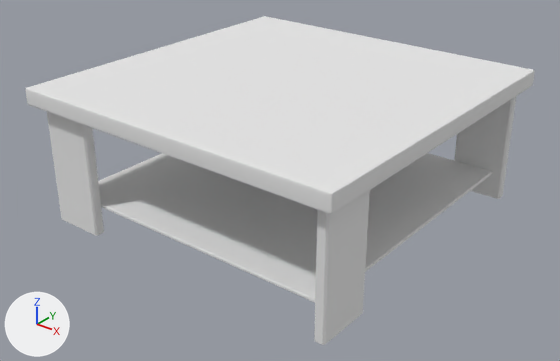
The OBJ model PantyHouse/models/sofatable.obj: old version first, new version second.
Camera for both pictures: a 50 mm lens placed at (125.8, -161.0, 87.7), pointed at (1.0, -4.9, -9.1). The axes (+X, +Y, +Z) are drawn at lower left. The lights are the same throughout. Where no turn or scale is listed for an object, it has been applied to the vertices.

The older version as bpy lines, for what is in view:
```python
mat_teatable_blinn18sg = principled_material('_TeaTable:blinn18SG')
mat_teatable_blinn18sg.base_color = (0.8, 0.8, 0.8)  # white #e7e7e7
mat_teatable_blinn18sg.roughness = 1.0
me_sofatable = bpy.data.meshes.new('sofatable')
me_sofatable.from_pydata(...)  # 144 vertices, 120 faces; spans x -50.0..50.0, y -50.0..50.0, z -20.0..20.0
me_sofatable.materials.append(mat_teatable_blinn18sg)  # white #e7e7e7
ob_sofatable = bpy.data.objects.new('sofatable', me_sofatable)
ob_sofatable.location = (0.0, 0.0, 0.0)
```
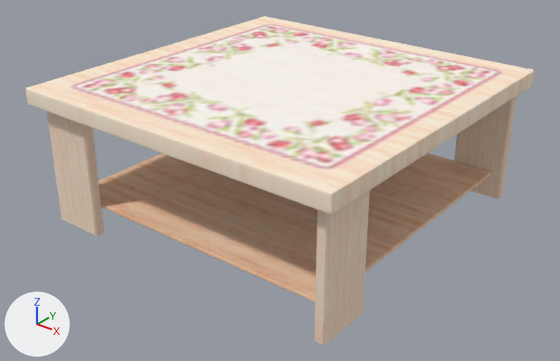
Location of each change, (x1, y1, x2, y2) in pixels of the pictures (560 x 361 px):
'sofatable', surface changed: (25, 16, 535, 345) in both

The edits, one by one:
Picture 'sofatable.bmp' (img_sofatable_bmp) is new.
In material '_TeaTable:blinn18SG' (mat_teatable_blinn18sg), base_color is no longer (0.8, 0.8, 0.8), white #e7e7e7.
In material '_TeaTable:blinn18SG' (mat_teatable_blinn18sg), texture is now set to img_sofatable_bmp.
